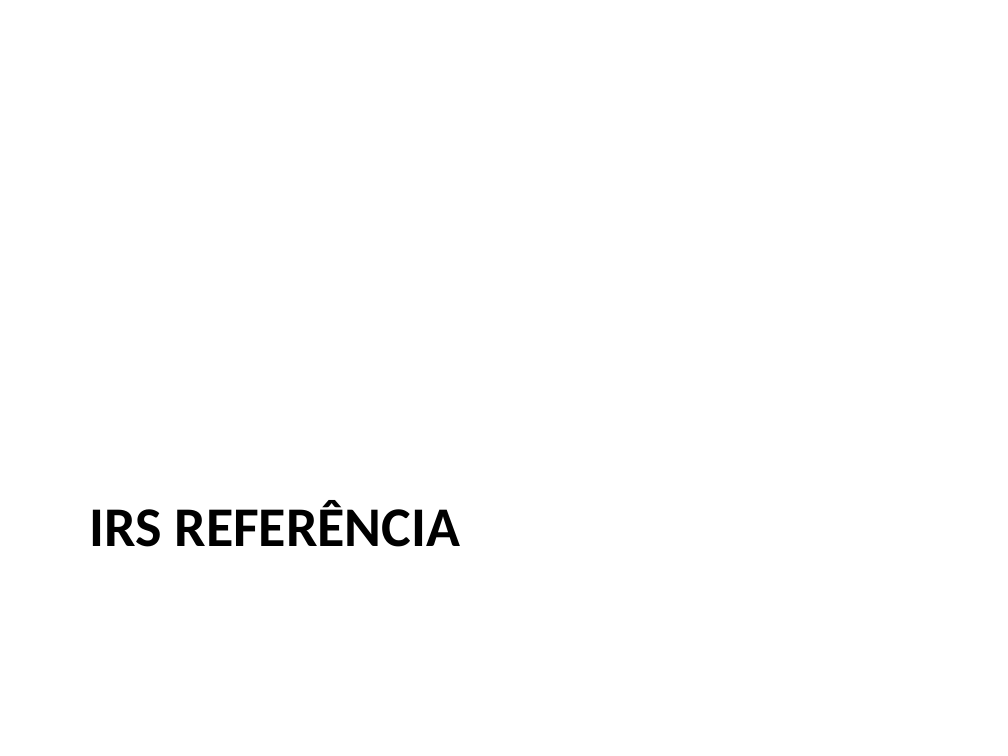
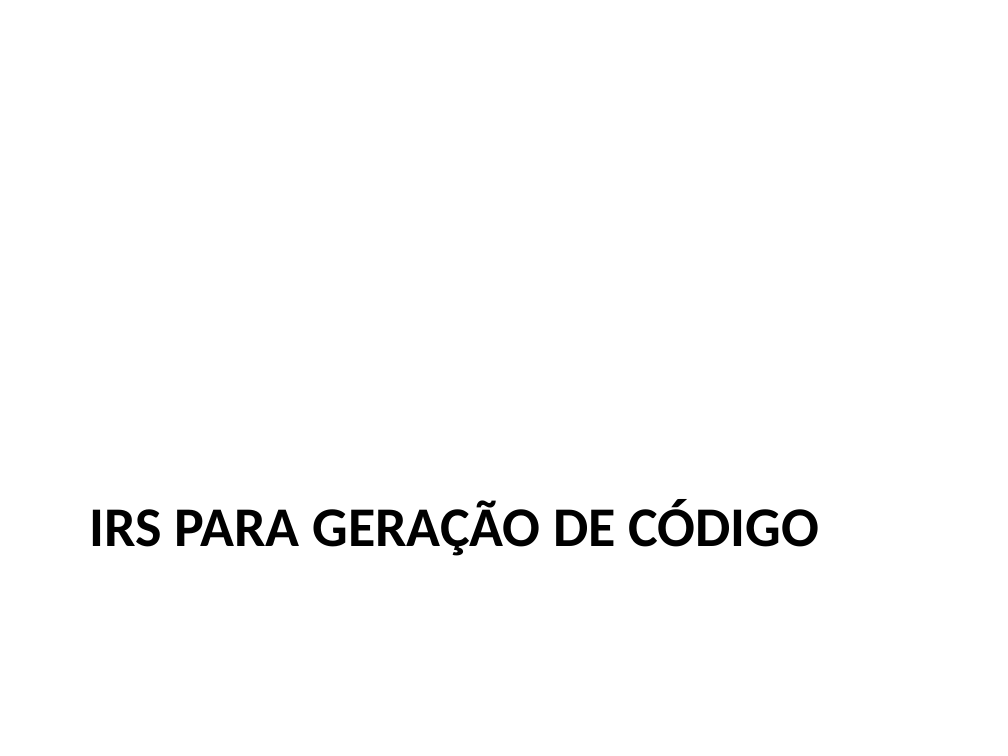
Before and after one commit to damorim/compilers-cin, a slide deck: slide 33 of slides-aulas/representacoes-intermediarias.pptx (slide 31 before the commit). Drawn at 1008x756 pixels with LibreOffice and Linux fonts; fonts in the diff are those of the drawing. Boxes give left, top, right and bottom in pixels: in the first picture for what was removed or moved away, otherwise in the second. Text is boxed around its words. In the diff, an @@ line names an element or a change of style, - is before the commit and + after.

```diff
--- a/slides-aulas/representacoes-intermediarias.pptx
+++ b/slides-aulas/representacoes-intermediarias.pptx
@@ title at box(90, 500, 819, 556): text changed @@
-IRS REFERÊNCIA
+IRS PARA GERAÇÃO DE CÓDIGO
```
Also in this commit, not shown: 11 other slides changed, 14 slides added, 1 slide removed.
